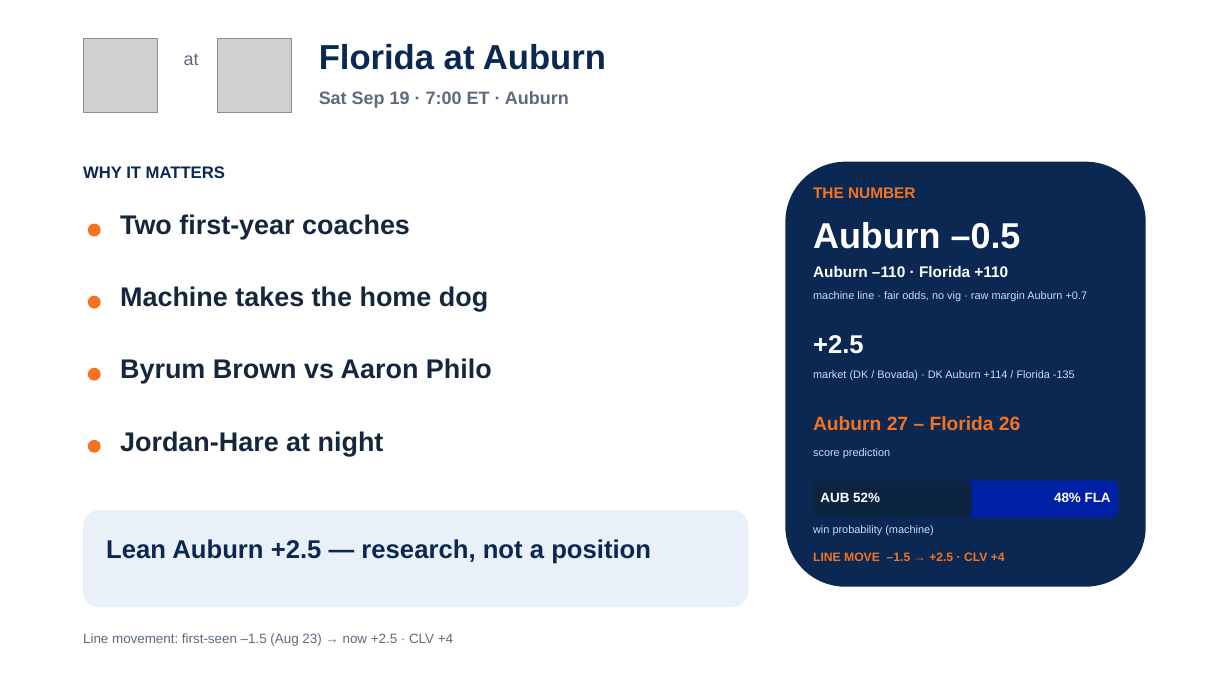
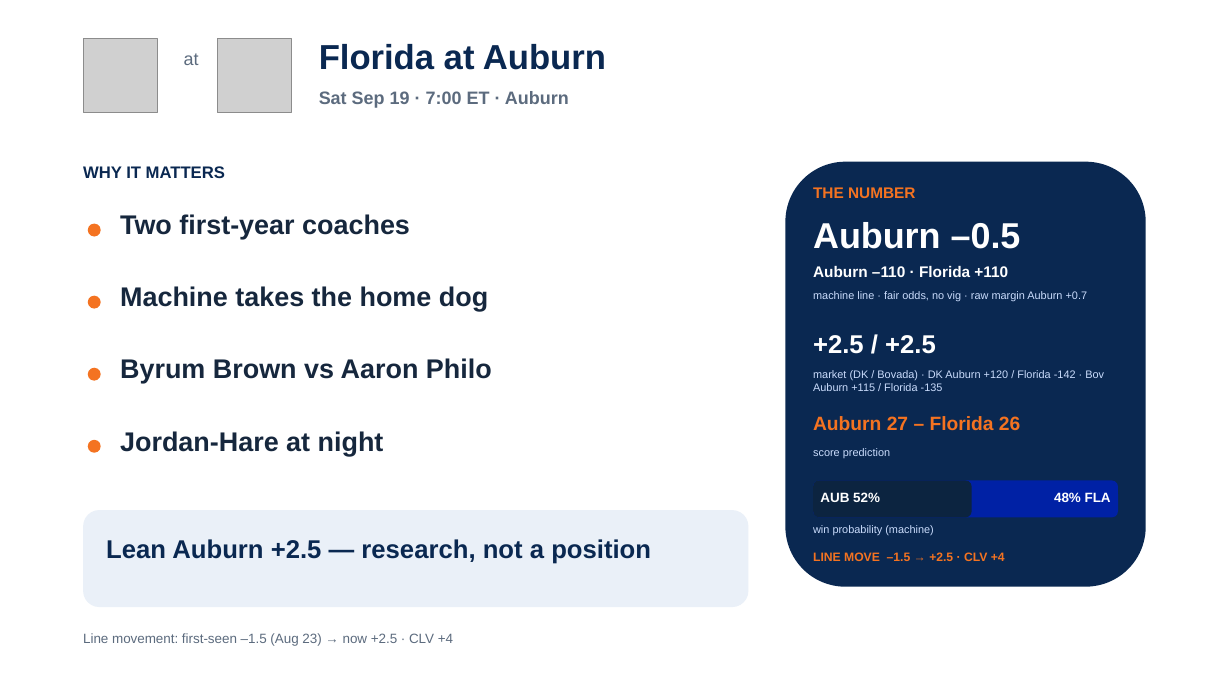
Before and after one commit to lucasalvarezflorida-lab/ncaa-fbs-analytics, a slide deck: slide 15 of decks/2026_Week3_Episode4.pptx. Drawn at 1232x693 pixels with LibreOffice and Linux fonts; fonts in the diff are those of the drawing; grey boxes stand for pictures. Boxes give left, top, right and bottom in pixels: in the first picture for what was removed or moved away, otherwise in the second. Text is boxed around its words. In the diff, an @@ line names an element or a change of style, - is before the commit and + after.

```diff
--- a/decks/2026_Week3_Episode4.pptx
+++ b/decks/2026_Week3_Episode4.pptx
@@ text at (813, 335, 936, 354): text changed @@
-+2.5
++2.5 / +2.5
@@ text at (813, 370, 1104, 391): text changed @@
-market (DK / Bovada) · DK Auburn +114 / Florida -135
+market (DK / Bovada) · DK Auburn +120 / Florida -142 · Bov Auburn +115 / Florida -135
```
Also in this commit, not shown: 6 other slides changed, 7 other files.
